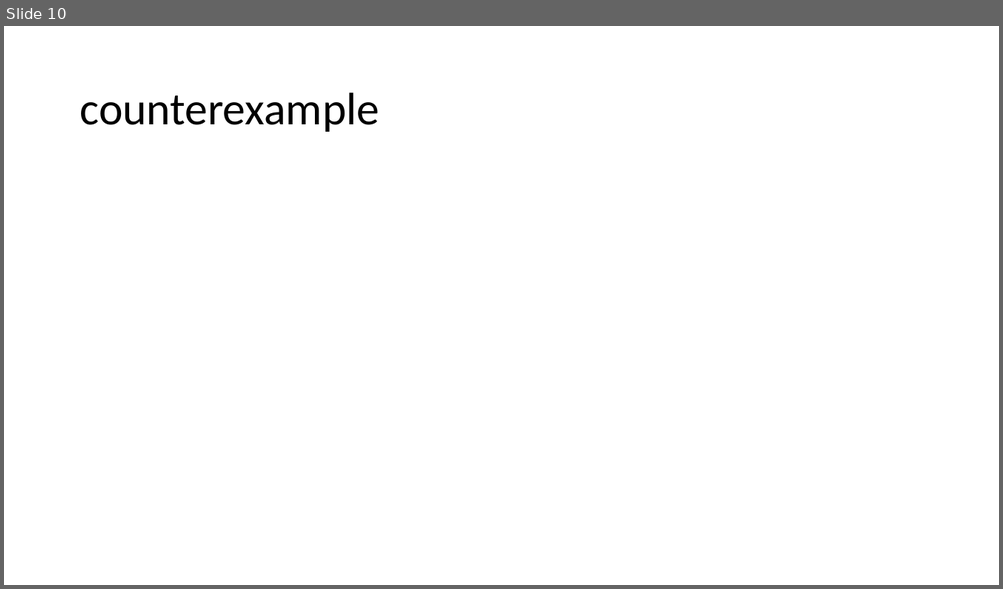
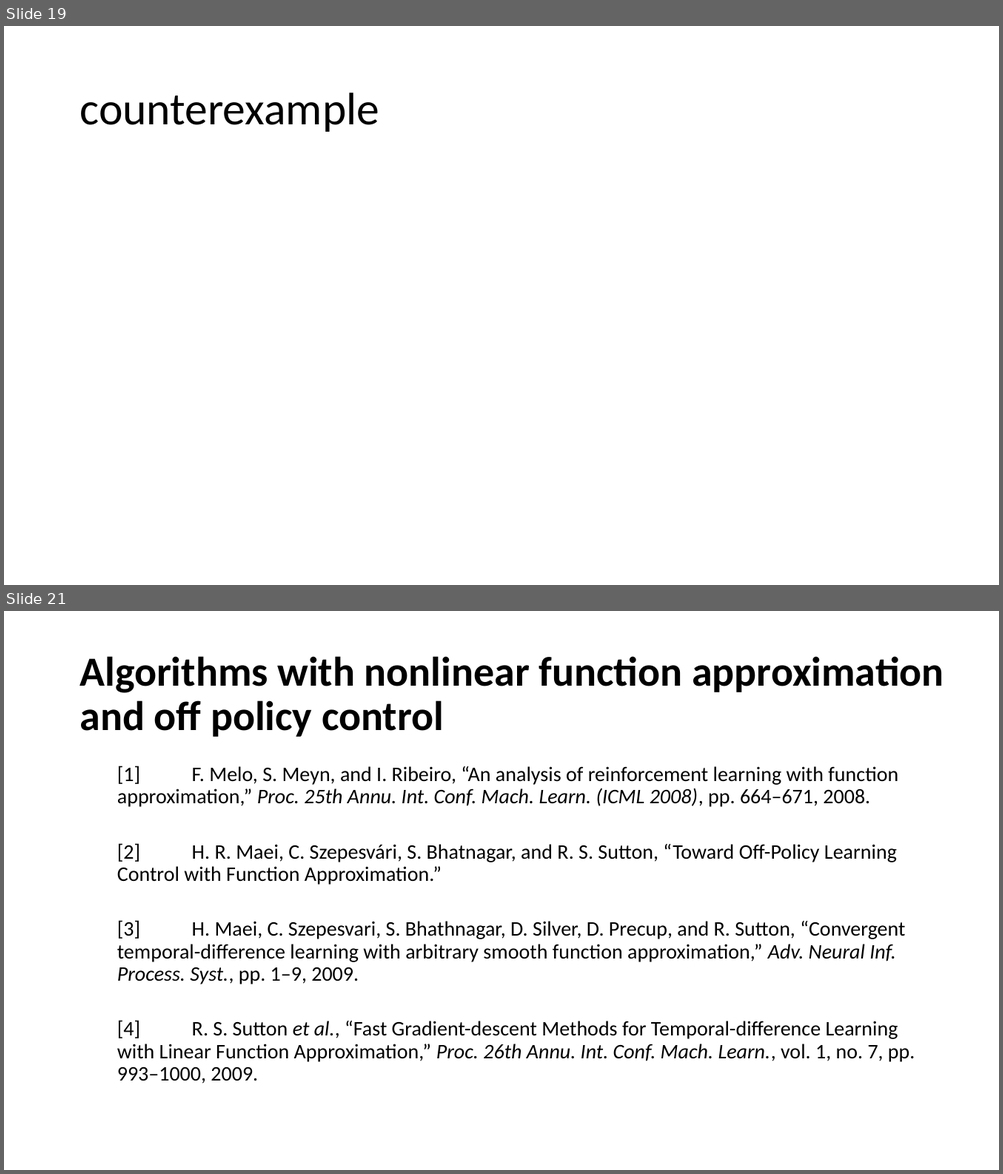
Before and after one commit to xfdywy/RL, a slide deck: some slide/rl theory.pptx. Shown one above the other, each under a label of ours: slide 10 before the commit, slides 19 and 21 after it; the slides between them are not shown. The pictures are 1003x589 and 1003x1174 pixels, drawn with LibreOffice and Linux fonts; fonts in the diff are those of the drawing; grey boxes stand for pictures. Boxes give left, top, right and bottom in pixels: in the first picture for what was removed or moved away, otherwise in the second. Text is boxed around its words. In the diff, an @@ line names an element or a change of style, - is before the commit and + after.

```diff
--- a/some slide/rl theory.pptx
+++ b/some slide/rl theory.pptx
@@ slide 21 added at (4,611,999,1170), background #FFFFFF @@
@@ title added at (79,656,944,737), 40 pt, text #000000, bold @@
+Algorithms with nonlinear function approximation and off policy control
@@ text added at (117,766,915,1084), 20 pt, text #000000 @@
+  [1] F. Melo, S. Meyn, and I. Ribeiro, “An analysis of reinforcement learning with function approximation,” Proc. 25th Annu. Int. Conf. Mach. Learn. (ICML 2008), pp. 664–671, 2008.
+  [2] H. R. Maei, C. Szepesvári, S. Bhatnagar, and R. S. Sutton, “Toward Off-Policy Learning Control with Function Approximation.”
+  [3] H. Maei, C. Szepesvari, S. Bhathnagar, D. Silver, D. Precup, and R. Sutton, “Convergent temporal-difference learning with arbitrary smooth function approximation,” Adv. Neural Inf. Process. Syst., pp. 1–9, 2009.
+  [4] R. S. Sutton et al., “Fast Gradient-descent Methods for Temporal-difference Learning with Linear Function Approximation,” Proc. 26th Annu. Int. Conf. Mach. Learn., vol. 1, no. 7, pp. 993–1000, 2009.
@@ what was slide 10 is now slide 19 @@
```
Also in this commit, not shown: 5 slides changed, 4 other slides added, 1 slide removed, 1 other file.
